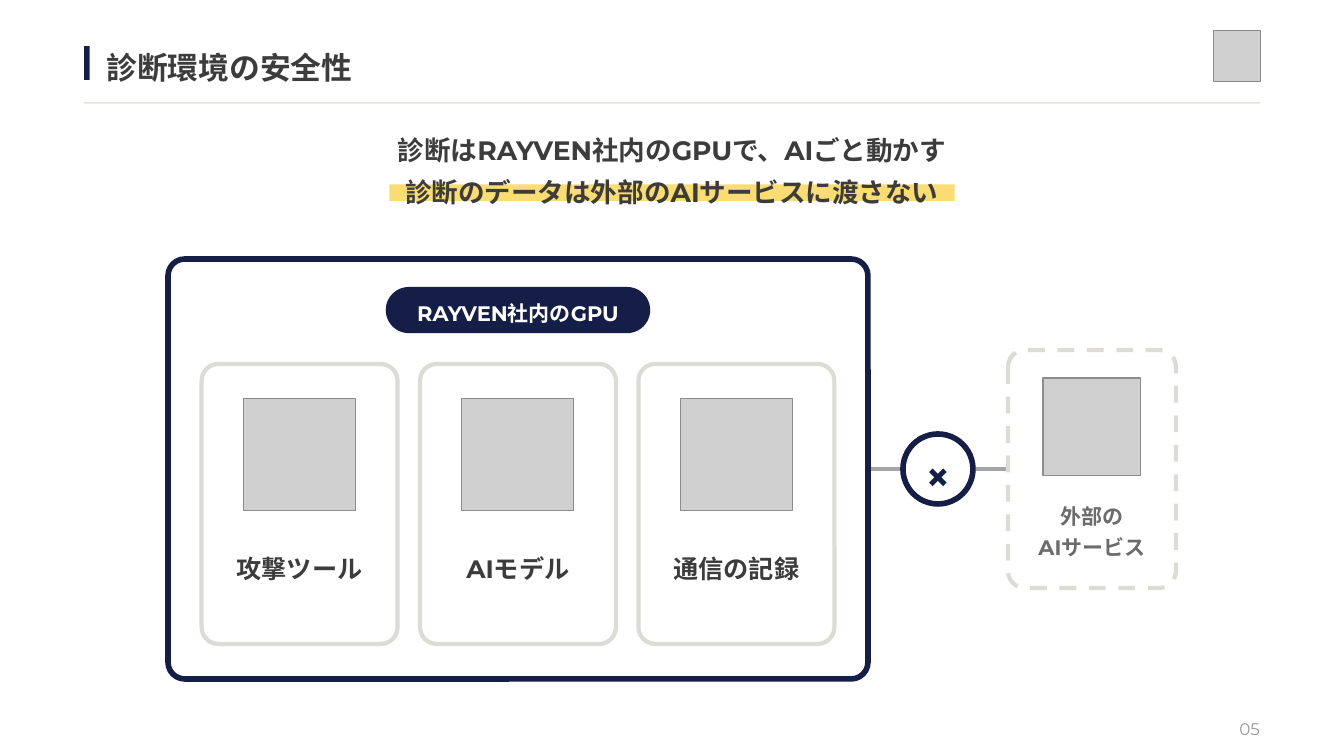
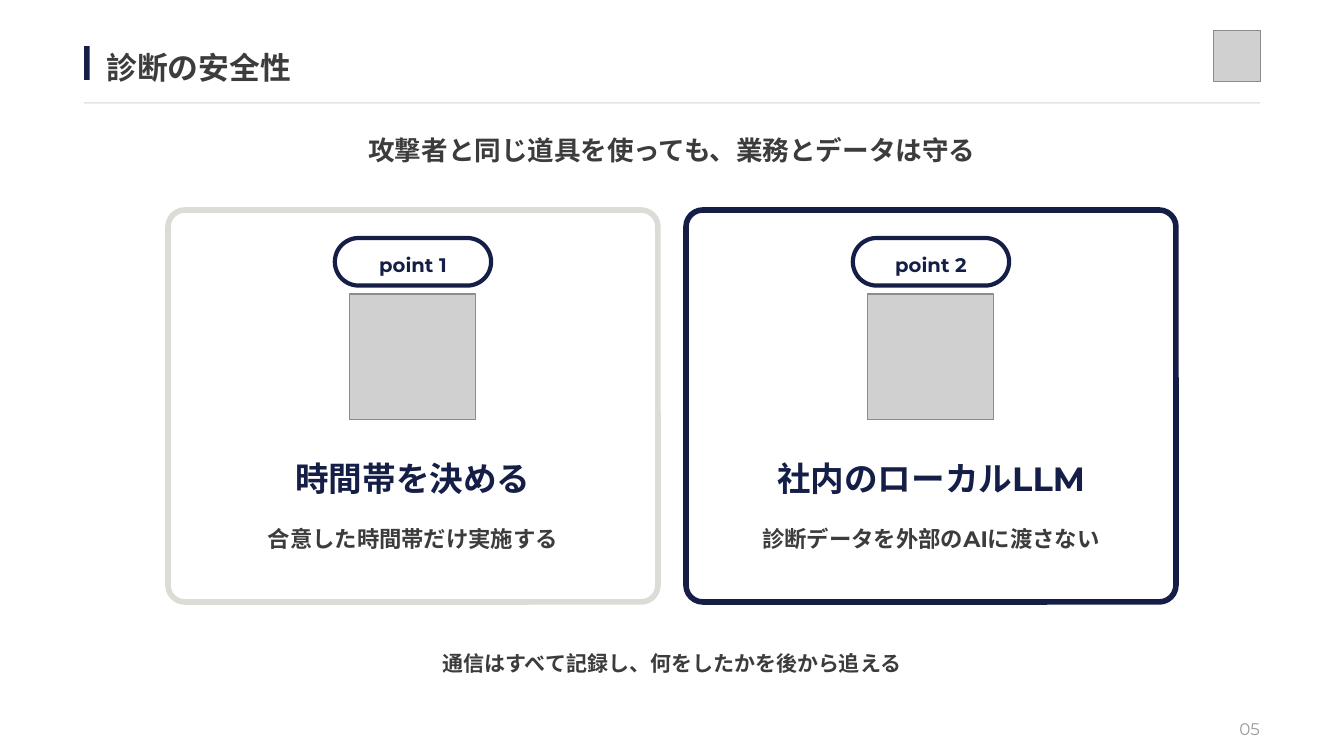
Before and after one commit to yoshiy-dev/yoshiy-dev, a slide deck: slide 5 of artex-deck/Artex_サービス説明.pptx. Drawn at 1344x756 pixels with LibreOffice and Linux fonts; fonts in the diff are those of the drawing; grey boxes stand for pictures. Boxes give left, top, right and bottom in pixels: in the first picture for what was removed or moved away, otherwise in the second. Text is boxed around its words. In the diff, an @@ line names an element or a change of style, - is before the commit and + after.

```diff
--- a/artex-deck/Artex_サービス説明.pptx
+++ b/artex-deck/Artex_サービス説明.pptx
@@ text at (x1=106, y1=53, x2=290, y2=82): text changed @@
-診断環境の安全性
+診断の安全性
@@ text at (x1=368, y1=137, x2=975, y2=163): text changed @@
-診断はRAYVEN社内のGPUで、AIごと動かす
+攻撃者と同じ道具を使っても、業務とデータは守る
@@ rectangle removed at (x1=389, y1=185, x2=955, y2=201) @@
@@ rounded rectangle added at (x1=168, y1=210, x2=658, y2=602), fill #FFFFFF, outline #DDDBD5 4 pt @@
@@ rounded rectangle added at (x1=335, y1=238, x2=491, y2=285), fill #FFFFFF, outline #141E46 3 pt @@
@@ rounded rectangle resized from (x1=168, y1=259, x2=868, y2=680) to (x1=687, y1=210, x2=1177, y2=602) @@
@@ rounded rectangle at (x1=687, y1=210, x2=1177, y2=602): proportions changed @@
@@ rounded rectangle added at (x1=853, y1=238, x2=1009, y2=285), fill #FFFFFF, outline #141E46 3 pt @@
@@ text added at (x1=379, y1=256, x2=447, y2=276), 14 pt, text #141E46, bold @@
+point 1
@@ text added at (x1=895, y1=256, x2=967, y2=276), 14 pt, text #141E46, bold @@
+point 2
@@ picture added at (x1=350, y1=294, x2=476, y2=420) @@
@@ rounded rectangle removed at (x1=386, y1=287, x2=650, y2=334) @@
@@ picture resized from (x1=462, y1=399, x2=574, y2=511) to (x1=868, y1=294, x2=994, y2=420) @@
@@ text removed at (x1=417, y1=303, x2=618, y2=323) @@
-RAYVEN社内のGPU
@@ rounded rectangle removed at (x1=1008, y1=350, x2=1177, y2=588) @@
@@ rounded rectangle removed at (x1=202, y1=364, x2=397, y2=644) @@
@@ rounded rectangle removed at (x1=420, y1=364, x2=616, y2=644) @@
@@ rounded rectangle removed at (x1=638, y1=364, x2=834, y2=644) @@
@@ picture removed at (x1=1044, y1=378, x2=1141, y2=476) @@
@@ picture removed at (x1=244, y1=399, x2=356, y2=511) @@
@@ picture removed at (x1=681, y1=399, x2=792, y2=511) @@
@@ ellipse removed at (x1=903, y1=435, x2=973, y2=504) @@
@@ text removed at (x1=903, y1=435, x2=973, y2=504) @@
-×
@@ text added at (x1=295, y1=462, x2=530, y2=494), 24 pt, text #141E46, bold @@
+時間帯を決める
@@ text added at (x1=777, y1=462, x2=1085, y2=494), 24 pt, text #141E46, bold @@
+社内のローカルLLM
@@ line removed from (871, 469) to (1008, 469) @@
@@ text removed at (x1=1038, y1=506, x2=1145, y2=556) @@
-外部の
-AIサービス
@@ text added at (x1=268, y1=528, x2=558, y2=549), 16 pt, text #3C3C3C, bold @@
+合意した時間帯だけ実施する
@@ text at (x1=762, y1=528, x2=1099, y2=549): text changed; size 19 to 16 pt @@
-診断のデータは外部のAIサービスに渡さない
+診断データを外部のAIに渡さない
@@ text removed at (x1=237, y1=556, x2=363, y2=581) @@
-攻撃ツール
@@ text removed at (x1=466, y1=556, x2=569, y2=580) @@
-AIモデル
@@ text removed at (x1=673, y1=556, x2=799, y2=581) @@
-通信の記録
@@ text added at (x1=442, y1=653, x2=901, y2=673), 15 pt, text #3C3C3C, bold @@
+通信はすべて記録し、何をしたかを後から追える
```
Also in this commit, not shown: 2 other slides changed, 1 slide added, 1 slide removed, 4 other files.
